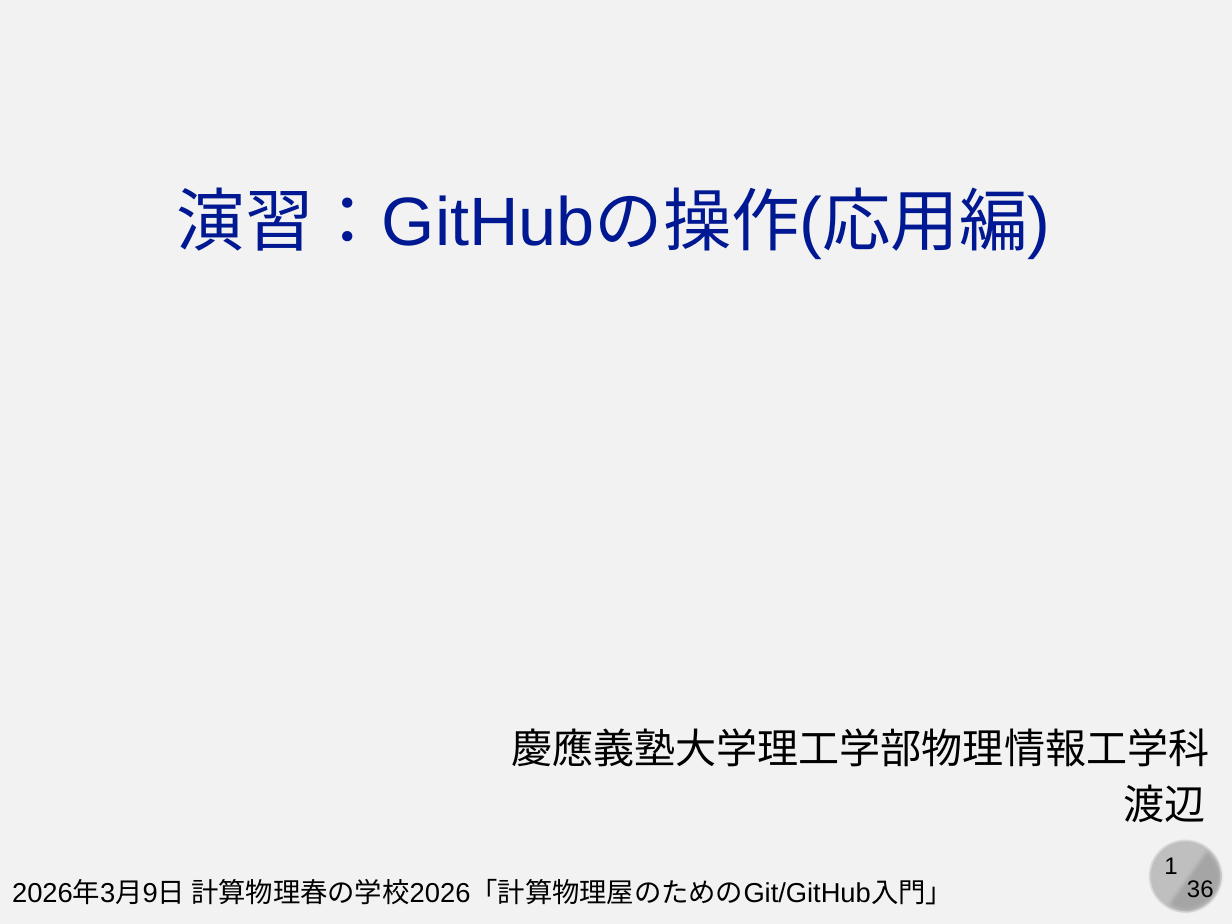
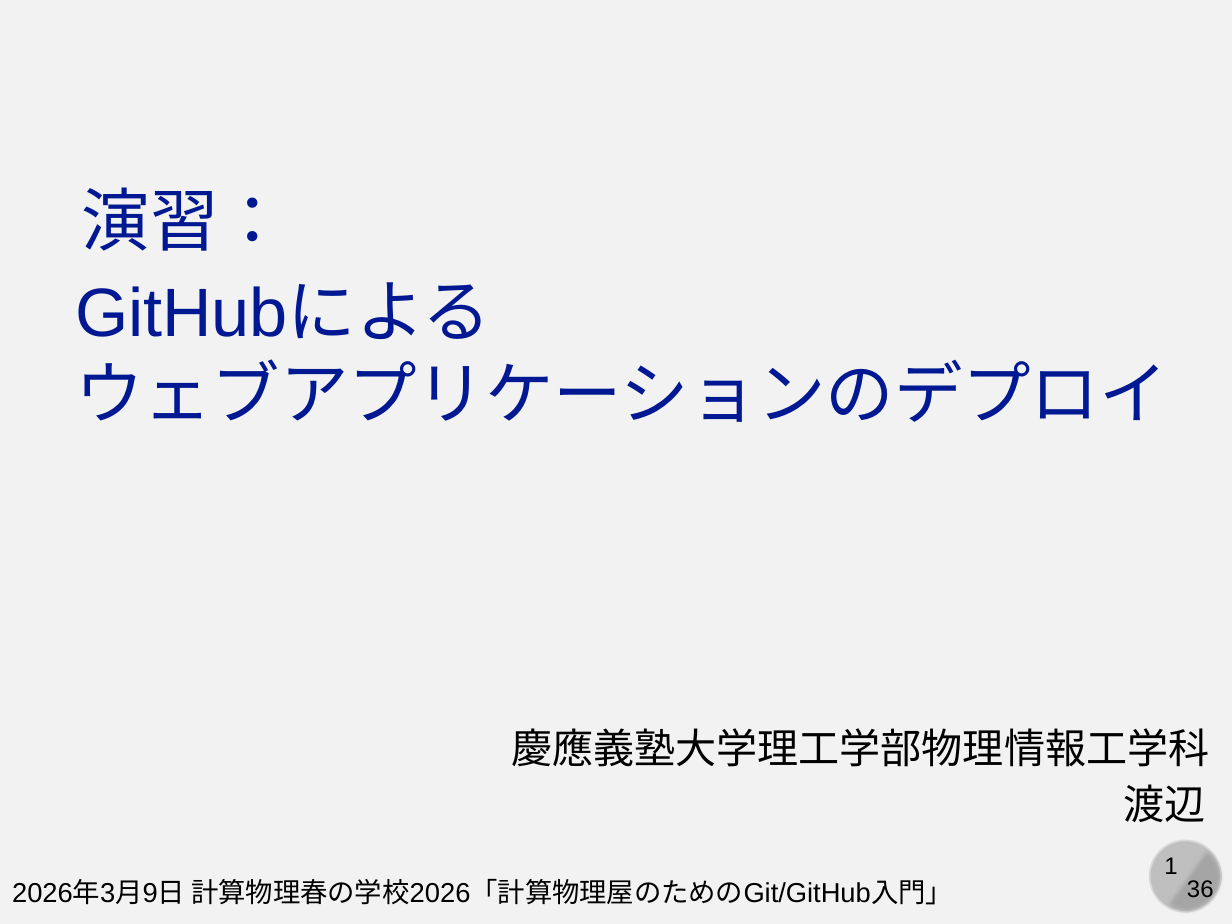
Before and after one commit to cpss2026-git/cpss2026-git.github.io, a slide deck: slide 1 of 07-practice-deploy/slides/07-practice-deploy.pptx. Drawn at 1232x924 pixels with LibreOffice and Linux fonts; fonts in the diff are those of the drawing. Boxes give left, top, right and bottom in pixels: in the first picture for what was removed or moved away, otherwise in the second. Text is boxed around its words. In the diff, an @@ line names an element or a change of style, - is before the commit and + after.

Commit message:
:memo: updates slides

```diff
--- a/07-practice-deploy/slides/07-practice-deploy.pptx
+++ b/07-practice-deploy/slides/07-practice-deploy.pptx
@@ text at [82,187,287,251]: text changed @@
-演習：GitHubの操作(応用編)
+演習：
@@ text added at [75,282,1168,422], 40 pt, text #011893 @@
+GitHubによる
+ウェブアプリケーションのデプロイ
```
Also in this commit, not shown: 4 other files.
